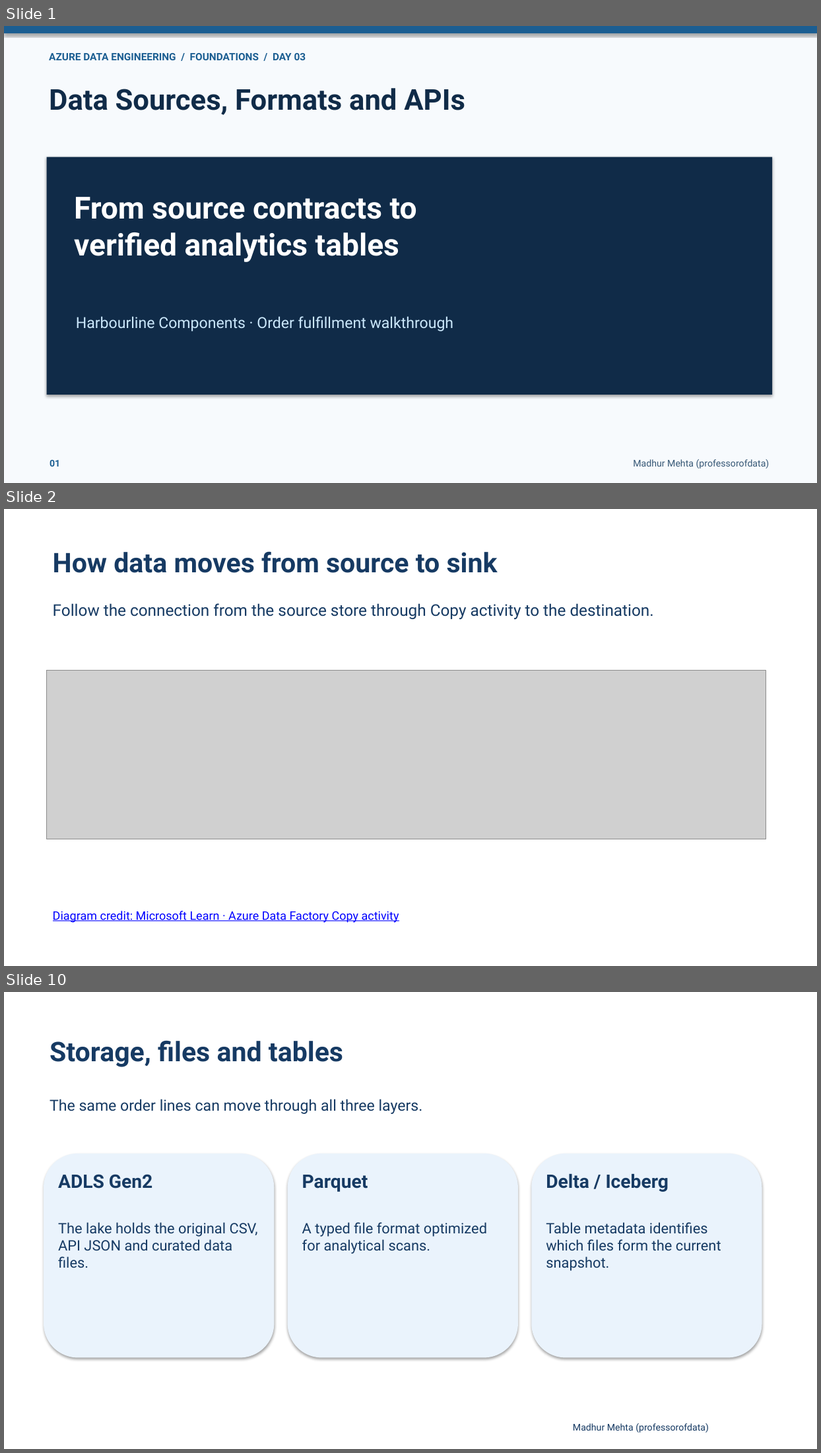
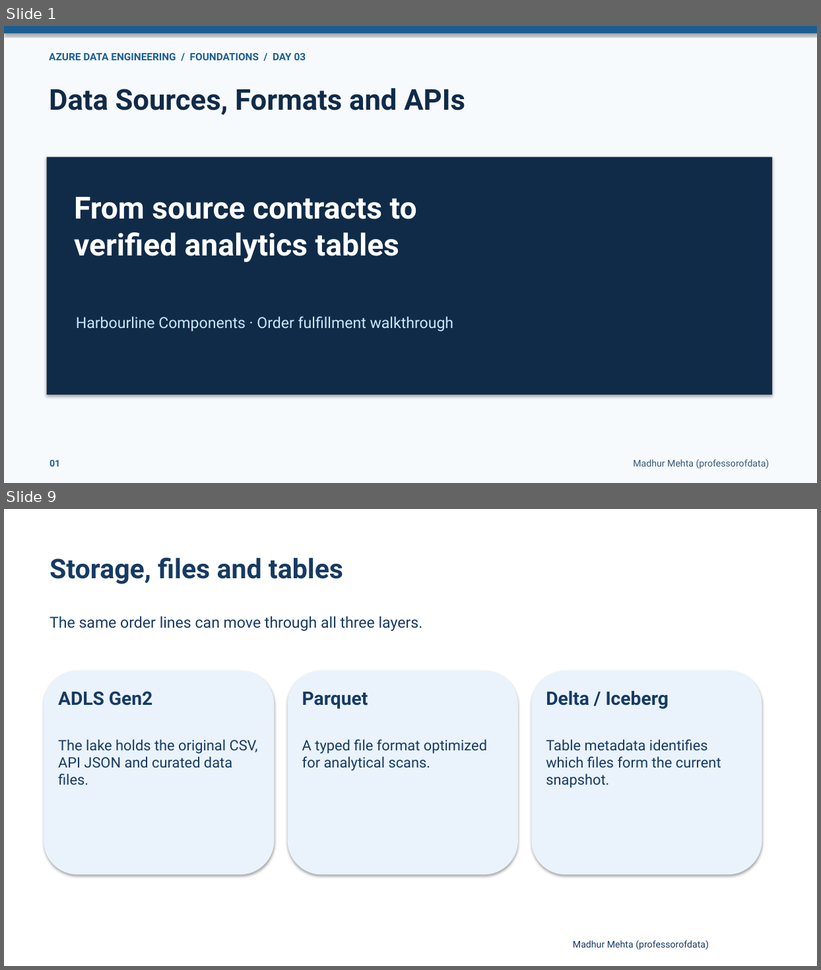
Before and after one commit to Techskills-Aus/azure-data-engineering, a slide deck: 01-data-engineering-foundations/03-data-sources-formats-and-apis/slides/Data Sources, Formats and APIs.pptx. Shown one above the other, each under a label of ours: slides 1, 2 and 10 before the commit, slides 1 and 9 after it; the slides between them are not shown. The pictures are 821x1453 and 821x970 pixels, drawn with LibreOffice and Linux fonts; fonts in the diff are those of the drawing; grey boxes stand for pictures. Boxes give left, top, right and bottom in pixels: in the first picture for what was removed or moved away, otherwise in the second. Text is boxed around its words. In the diff, an @@ line names an element or a change of style, - is before the commit and + after.

Commit message:
Teach architecture choices in Day 01 and remove tangential Day 03 diagram

```diff
--- a/01-data-engineering-foundations/03-data-sources-formats-and-apis/slides/Data Sources, Formats and APIs.pptx
+++ b/01-data-engineering-foundations/03-data-sources-formats-and-apis/slides/Data Sources, Formats and APIs.pptx
@@ slide 2 removed at <box>4,509,817,966</box>, background #FFFFFF @@
@@ text removed at <box>53,551,498,573</box> @@
-How data moves from source to sink
@@ text removed at <box>53,603,654,620</box> @@
-Follow the connection from the source store through Copy activity to the destination.
@@ picture removed at <box>47,671,766,840</box> @@
@@ text removed at <box>53,911,399,923</box> @@
-Diagram credit: Microsoft Learn · Azure Data Factory Copy activity
@@ what was slide 10 is now slide 9 @@
```
Also in this commit, not shown: 11 slides changed, 4 other files.
